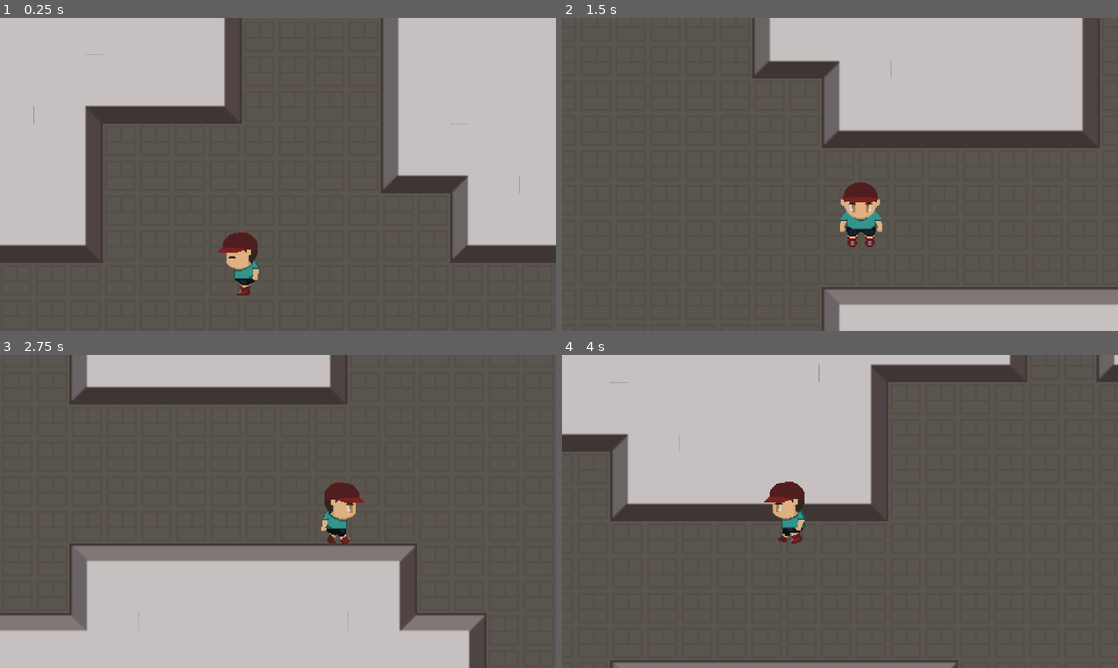
Above: before the commit, frames 1-4 (two rows, left to right).
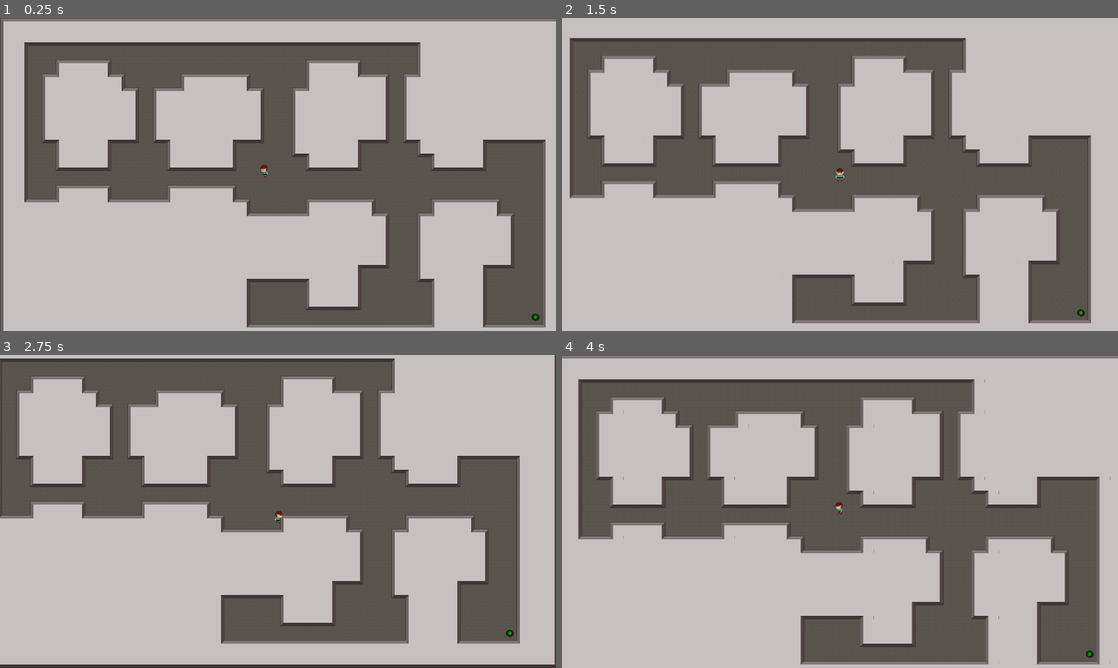
Above: after the commit, the same moments.

Repository: keklingaiu/B453-project
Game: Godot game, scene res://Game.tscn
The game is run twice, just before and just after one commit, with the same random seed, the same clock (stepped at 60 frames per second) and the same inputs.
Inputs:
- Up to frame 1 (0.25 s): no input
- Up to frame 2 (1.5 s): hold D (right) 0.53-1.28 s; hold S (down) from 1.28 s (still down)
- Up to frame 3 (2.75 s): release S (down) at 2.03 s; hold D (right) from 2.03 s (still down)
- Up to frame 4 (4 s): release D (right) at 2.78 s; hold W (up) 2.78-3.53 s; hold A (left) from 3.53 s (still down)

The runs differ from the first frame. In frame 1, 57% of the frame differs, in the area x 0-100%, y 0-100%; in frame 2, 61%; in frame 3, 62%; in frame 4, 66%.

Commit message:
Adjusted player movement to be move and slide
Kind of fixes friction problem with player,
still walks a tiny bit slow as speed isn't normalized at a diagonal

Diff:
--- a/Castle Clash/Game.tscn
+++ b/Castle Clash/Game.tscn
@@ -43,6 +43,9 @@
 1/shapes = [  ]
 1/z_index = 0
 
+[sub_resource type="ConvexPolygonShape2D" id=2]
+points = PoolVector2Array( 0, 0, 32, 0, 32, 32, 0, 32 )
+
 [sub_resource type="ConvexPolygonShape2D" id=3]
 points = PoolVector2Array( 0, 0, 32, 0, 32, 32, 0, 32 )
 
@@ -95,10 +98,10 @@
 points = PoolVector2Array( 0, 0, 32, 0, 32, 32, 0, 32 )
 
 [sub_resource type="ConvexPolygonShape2D" id=20]
-points = PoolVector2Array( 0, 0, 32, 0, 32, 32, 0, 32 )
+points = PoolVector2Array( 32, 0, 0, 0, 0, 0, 32, 0 )
 
 [sub_resource type="ConvexPolygonShape2D" id=21]
-points = PoolVector2Array( 32, 0, 0, 0, 0, 0, 32, 0 )
+points = PoolVector2Array( 0, 0, 32, 0, 32, 32, 0, 32 )
 
 [sub_resource type="ConvexPolygonShape2D" id=22]
 points = PoolVector2Array( 0, 0, 32, 0, 32, 32, 0, 32 )
@@ -184,10 +187,7 @@
 [sub_resource type="ConvexPolygonShape2D" id=49]
 points = PoolVector2Array( 0, 0, 32, 0, 32, 32, 0, 32 )
 
-[sub_resource type="ConvexPolygonShape2D" id=50]
-points = PoolVector2Array( 0, 0, 32, 0, 32, 32, 0, 32 )
-
-[sub_resource type="TileSet" id=2]
+[sub_resource type="TileSet" id=50]
 0/name = "wall-tiles-autotile (2).png 0"
 0/texture = ExtResource( 3 )
 0/tex_offset = Vector2( 0, 0 )
@@ -207,113 +207,119 @@
 0/navigation_offset = Vector2( 0, 0 )
 0/shape_offset = Vector2( 0, 0 )
 0/shape_transform = Transform2D( 1, 0, 0, 1, 0, 0 )
-0/shape = SubResource( 3 )
+0/shape = SubResource( 2 )
 0/shape_one_way = false
 0/shape_one_way_margin = 1.0
 0/shapes = [ {
 "autotile_coord": Vector2( 0, 0 ),
 "one_way": false,
 "one_way_margin": 1.0,
+"shape": SubResource( 2 ),
+"shape_transform": Transform2D( 1, 0, 0, 1, 0, 0 )
+}, {
+"autotile_coord": Vector2( 1, 0 ),
+"one_way": false,
+"one_way_margin": 1.0,
 "shape": SubResource( 3 ),
 "shape_transform": Transform2D( 1, 0, 0, 1, 0, 0 )
 }, {
-"autotile_coord": Vector2( 1, 0 ),
+"autotile_coord": Vector2( 2, 0 ),
 "one_way": false,
 "one_way_margin": 1.0,
 "shape": SubResource( 4 ),
 "shape_transform": Transform2D( 1, 0, 0, 1, 0, 0 )
 }, {
-"autotile_coord": Vector2( 2, 0 ),
+"autotile_coord": Vector2( 0, 1 ),
 "one_way": false,
 "one_way_margin": 1.0,
 "shape": SubResource( 5 ),
 "shape_transform": Transform2D( 1, 0, 0, 1, 0, 0 )
 }, {
-"autotile_coord": Vector2( 0, 1 ),
+"autotile_coord": Vector2( 1, 1 ),
 "one_way": false,
 "one_way_margin": 1.0,
 "shape": SubResource( 6 ),
 "shape_transform": Transform2D( 1, 0, 0, 1, 0, 0 )
 }, {
-"autotile_coord": Vector2( 1, 1 ),
+"autotile_coord": Vector2( 2, 1 ),
 "one_way": false,
 "one_way_margin": 1.0,
 "shape": SubResource( 7 ),
 "shape_transform": Transform2D( 1, 0, 0, 1, 0, 0 )
 }, {
-"autotile_coord": Vector2( 2, 1 ),
+"autotile_coord": Vector2( 0, 2 ),
 "one_way": false,
 "one_way_margin": 1.0,
 "shape": SubResource( 8 ),
 "shape_transform": Transform2D( 1, 0, 0, 1, 0, 0 )
 }, {
-"autotile_coord": Vector2( 0, 2 ),
+"autotile_coord": Vector2( 1, 2 ),
 "one_way": false,
 "one_way_margin": 1.0,
 "shape": SubResource( 9 ),
 "shape_transform": Transform2D( 1, 0, 0, 1, 0, 0 )
 }, {
-"autotile_coord": Vector2( 1, 2 ),
+"autotile_coord": Vector2( 2, 2 ),
 "one_way": false,
 "one_way_margin": 1.0,
 "shape": SubResource( 10 ),
 "shape_transform": Transform2D( 1, 0, 0, 1, 0, 0 )
 }, {
-"autotile_coord": Vector2( 2, 2 ),
+"autotile_coord": Vector2( 3, 0 ),
 "one_way": false,
 "one_way_margin": 1.0,
 "shape": SubResource( 11 ),
 "shape_transform": Transform2D( 1, 0, 0, 1, 0, 0 )
 }, {
-"autotile_coord": Vector2( 3, 0 ),
+"autotile_coord": Vector2( 3, 1 ),
 "one_way": false,
 "one_way_margin": 1.0,
 "shape": SubResource( 12 ),
 "shape_transform": Transform2D( 1, 0, 0, 1, 0, 0 )
 }, {
-"autotile_coord": Vector2( 3, 1 ),
+"autotile_coord": Vector2( 3, 2 ),
 "one_way": false,
 "one_way_margin": 1.0,
 "shape": SubResource( 13 ),
 "shape_transform": Transform2D( 1, 0, 0, 1, 0, 0 )
 }, {
-"autotile_coord": Vector2( 3, 2 ),
+"autotile_coord": Vector2( 3, 3 ),
 "one_way": false,
 "one_way_margin": 1.0,
 "shape": SubResource( 14 ),
 "shape_transform": Transform2D( 1, 0, 0, 1, 0, 0 )
 }, {
-"autotile_coord": Vector2( 3, 3 ),
+"autotile_coord": Vector2( 2, 3 ),
 "one_way": false,
 "one_way_margin": 1.0,
 "shape": SubResource( 15 ),
 "shape_transform": Transform2D( 1, 0, 0, 1, 0, 0 )
 }, {
-"autotile_coord": Vector2( 2, 3 ),
+"autotile_coord": Vector2( 1, 3 ),
 "one_way": false,
 "one_way_margin": 1.0,
 "shape": SubResource( 16 ),
 "shape_transform": Transform2D( 1, 0, 0, 1, 0, 0 )
 }, {
-"autotile_coord": Vector2( 1, 3 ),
+"autotile_coord": Vector2( 0, 3 ),
 "one_way": false,
 "one_way_margin": 1.0,
 "shape": SubResource( 17 ),
 "shape_transform": Transform2D( 1, 0, 0, 1, 0, 0 )
 }, {
-"autotile_coord": Vector2( 0, 3 ),
+"autotile_coord": Vector2( 4, 0 ),
 "one_way": false,
 "one_way_margin": 1.0,
 "shape": SubResource( 18 ),
 "shape_transform": Transform2D( 1, 0, 0, 1, 0, 0 )
 }, {
-"autotile_coord": Vector2( 4, 0 ),
+"autotile_coord": Vector2( 4, 1 ),
 "one_way": false,
 "one_way_margin": 1.0,
 "shape": SubResource( 19 ),
 "shape_transform": Transform2D( 1, 0, 0, 1, 0, 0 )
 }, {
-"autotile_coord": Vector2( 4, 1 ),
+"autotile_coord": Vector2( 4, 2 ),
 "one_way": false,
 "one_way_margin": 1.0,
 "shape": SubResource( 20 ),
@@ -325,178 +331,172 @@
 "shape": SubResource( 21 ),
 "shape_transform": Transform2D( 1, 0, 0, 1, 0, 0 )
 }, {
-"autotile_coord": Vector2( 4, 2 ),
+"autotile_coord": Vector2( 4, 3 ),
 "one_way": false,
 "one_way_margin": 1.0,
 "shape": SubResource( 22 ),
 "shape_transform": Transform2D( 1, 0, 0, 1, 0, 0 )
 }, {
-"autotile_coord": Vector2( 4, 3 ),
+"autotile_coord": Vector2( 5, 0 ),
 "one_way": false,
 "one_way_margin": 1.0,
 "shape": SubResource( 23 ),
 "shape_transform": Transform2D( 1, 0, 0, 1, 0, 0 )
 }, {
-"autotile_coord": Vector2( 5, 0 ),
+"autotile_coord": Vector2( 5, 1 ),
 "one_way": false,
 "one_way_margin": 1.0,
 "shape": SubResource( 24 ),
 "shape_transform": Transform2D( 1, 0, 0, 1, 0, 0 )
 }, {
-"autotile_coord": Vector2( 5, 1 ),
+"autotile_coord": Vector2( 5, 2 ),
 "one_way": false,
 "one_way_margin": 1.0,
 "shape": SubResource( 25 ),
 "shape_transform": Transform2D( 1, 0, 0, 1, 0, 0 )
 }, {
-"autotile_coord": Vector2( 5, 2 ),
+"autotile_coord": Vector2( 5, 3 ),
 "one_way": false,
 "one_way_margin": 1.0,
 "shape": SubResource( 26 ),
 "shape_transform": Transform2D( 1, 0, 0, 1, 0, 0 )
 }, {
-"autotile_coord": Vector2( 5, 3 ),
+"autotile_coord": Vector2( 6, 0 ),
 "one_way": false,
 "one_way_margin": 1.0,
 "shape": SubResource( 27 ),
 "shape_transform": Transform2D( 1, 0, 0, 1, 0, 0 )
 }, {
-"autotile_coord": Vector2( 6, 0 ),
+"autotile_coord": Vector2( 6, 1 ),
 "one_way": false,
 "one_way_margin": 1.0,
 "shape": SubResource( 28 ),
 "shape_transform": Transform2D( 1, 0, 0, 1, 0, 0 )
 }, {
-"autotile_coord": Vector2( 6, 1 ),
+"autotile_coord": Vector2( 6, 2 ),
 "one_way": false,
 "one_way_margin": 1.0,
 "shape": SubResource( 29 ),
 "shape_transform": Transform2D( 1, 0, 0, 1, 0, 0 )
 }, {
-"autotile_coord": Vector2( 6, 2 ),
+"autotile_coord": Vector2( 6, 3 ),
 "one_way": false,
 "one_way_margin": 1.0,
 "shape": SubResource( 30 ),
 "shape_transform": Transform2D( 1, 0, 0, 1, 0, 0 )
 }, {
-"autotile_coord": Vector2( 6, 3 ),
+"autotile_coord": Vector2( 7, 0 ),
 "one_way": false,
 "one_way_margin": 1.0,
 "shape": SubResource( 31 ),
 "shape_transform": Transform2D( 1, 0, 0, 1, 0, 0 )
 }, {
-"autotile_coord": Vector2( 7, 0 ),
+"autotile_coord": Vector2( 7, 1 ),
 "one_way": false,
 "one_way_margin": 1.0,
 "shape": SubResource( 32 ),
 "shape_transform": Transform2D( 1, 0, 0, 1, 0, 0 )
 }, {
-"autotile_coord": Vector2( 7, 1 ),
+"autotile_coord": Vector2( 7, 2 ),
 "one_way": false,
 "one_way_margin": 1.0,
 "shape": SubResource( 33 ),
 "shape_transform": Transform2D( 1, 0, 0, 1, 0, 0 )
 }, {
-"autotile_coord": Vector2( 7, 2 ),
+"autotile_coord": Vector2( 7, 3 ),
 "one_way": false,
 "one_way_margin": 1.0,
 "shape": SubResource( 34 ),
 "shape_transform": Transform2D( 1, 0, 0, 1, 0, 0 )
 }, {
-"autotile_coord": Vector2( 7, 3 ),
+"autotile_coord": Vector2( 8, 0 ),
 "one_way": false,
 "one_way_margin": 1.0,
 "shape": SubResource( 35 ),
 "shape_transform": Transform2D( 1, 0, 0, 1, 0, 0 )
 }, {
-"autotile_coord": Vector2( 8, 0 ),
+"autotile_coord": Vector2( 8, 1 ),
 "one_way": false,
 "one_way_margin": 1.0,
 "shape": SubResource( 36 ),
 "shape_transform": Transform2D( 1, 0, 0, 1, 0, 0 )
 }, {
-"autotile_coord": Vector2( 8, 1 ),
+"autotile_coord": Vector2( 8, 2 ),
 "one_way": false,
 "one_way_margin": 1.0,
 "shape": SubResource( 37 ),
 "shape_transform": Transform2D( 1, 0, 0, 1, 0, 0 )
 }, {
-"autotile_coord": Vector2( 8, 2 ),
+"autotile_coord": Vector2( 8, 3 ),
 "one_way": false,
 "one_way_margin": 1.0,
 "shape": SubResource( 38 ),
 "shape_transform": Transform2D( 1, 0, 0, 1, 0, 0 )
 }, {
-"autotile_coord": Vector2( 8, 3 ),
+"autotile_coord": Vector2( 9, 0 ),
 "one_way": false,
 "one_way_margin": 1.0,
 "shape": SubResource( 39 ),
 "shape_transform": Transform2D( 1, 0, 0, 1, 0, 0 )
 }, {
-"autotile_coord": Vector2( 9, 0 ),
+"autotile_coord": Vector2( 9, 1 ),
 "one_way": false,
 "one_way_margin": 1.0,
 "shape": SubResource( 40 ),
 "shape_transform": Transform2D( 1, 0, 0, 1, 0, 0 )
 }, {
-"autotile_coord": Vector2( 9, 1 ),
+"autotile_coord": Vector2( 9, 2 ),
 "one_way": false,
 "one_way_margin": 1.0,
 "shape": SubResource( 41 ),
 "shape_transform": Transform2D( 1, 0, 0, 1, 0, 0 )
 }, {
-"autotile_coord": Vector2( 9, 2 ),
+"autotile_coord": Vector2( 9, 3 ),
 "one_way": false,
 "one_way_margin": 1.0,
 "shape": SubResource( 42 ),
 "shape_transform": Transform2D( 1, 0, 0, 1, 0, 0 )
 }, {
-"autotile_coord": Vector2( 9, 3 ),
+"autotile_coord": Vector2( 10, 2 ),
 "one_way": false,
 "one_way_margin": 1.0,
 "shape": SubResource( 43 ),
 "shape_transform": Transform2D( 1, 0, 0, 1, 0, 0 )
 }, {
-"autotile_coord": Vector2( 10, 2 ),
+"autotile_coord": Vector2( 10, 3 ),
 "one_way": false,
 "one_way_margin": 1.0,
 "shape": SubResource( 44 ),
 "shape_transform": Transform2D( 1, 0, 0, 1, 0, 0 )
 }, {
-"autotile_coord": Vector2( 10, 3 ),
+"autotile_coord": Vector2( 4, 4 ),
 "one_way": false,
 "one_way_margin": 1.0,
 "shape": SubResource( 45 ),
 "shape_transform": Transform2D( 1, 0, 0, 1, 0, 0 )
 }, {
-"autotile_coord": Vector2( 4, 4 ),
+"autotile_coord": Vector2( 5, 4 ),
 "one_way": false,
 "one_way_margin": 1.0,
 "shape": SubResource( 46 ),
 "shape_transform": Transform2D( 1, 0, 0, 1, 0, 0 )
 }, {
-"autotile_coord": Vector2( 5, 4 ),
+"autotile_coord": Vector2( 6, 4 ),
 "one_way": false,
 "one_way_margin": 1.0,
 "shape": SubResource( 47 ),
 "shape_transform": Transform2D( 1, 0, 0, 1, 0, 0 )
 }, {
-"autotile_coord": Vector2( 6, 4 ),
+"autotile_coord": Vector2( 7, 4 ),
 "one_way": false,
 "one_way_margin": 1.0,
 "shape": SubResource( 48 ),
 "shape_transform": Transform2D( 1, 0, 0, 1, 0, 0 )
 }, {
-"autotile_coord": Vector2( 7, 4 ),
+"autotile_coord": Vector2( 8, 4 ),
 "one_way": false,
 "one_way_margin": 1.0,
 "shape": SubResource( 49 ),
-"shape_transform": Transform2D( 1, 0, 0, 1, 0, 0 )
-}, {
-"autotile_coord": Vector2( 8, 4 ),
-"one_way": false,
-"one_way_margin": 1.0,
-"shape": SubResource( 50 ),
 "shape_transform": Transform2D( 1, 0, 0, 1, 0, 0 )
 } ]
 0/z_index = 0
--- a/Castle Clash/Player/Player.gd
+++ b/Castle Clash/Player/Player.gd
@@ -1,9 +1,9 @@
 extends KinematicBody2D
 
-const MAX_MOVE_SPEED = 150
+const MAX_MOVE_SPEED = 90
 
 var velocity = Vector2.ZERO
-
+onready var walls = get_node("/root/Game/Walls")
 
 onready var animationPlayer = $AnimationPlayer
 onready var animationTree = $AnimationTree
@@ -20,8 +20,9 @@
 		animationTree.set("parameters/Walk/blend_position", input_vector)
 		animationState.travel("Walk")
 		velocity = input_vector * MAX_MOVE_SPEED
+		print(velocity.x)
 	else:
 		animationState.travel("Idle")
 		velocity = Vector2.ZERO
 
-	move_and_collide(velocity * delta)
+	move_and_slide(velocity)
--- a/Castle Clash/Player/Player.tscn
+++ b/Castle Clash/Player/Player.tscn
@@ -3,8 +3,7 @@
 [ext_resource path="res://Assets/Boy  sheet wlaking and Idle.png" type="Texture" id=1]
 [ext_resource path="res://Player/Player.gd" type="Script" id=33]
 
-[sub_resource type="CapsuleShape2D" id=1]
-height = 0.0
+[sub_resource type="RectangleShape2D" id=24]
 
 [sub_resource type="Animation" id=2]
 resource_name = "Idle_down"
@@ -211,12 +210,12 @@
 texture = ExtResource( 1 )
 vframes = 10
 hframes = 10
-frame = 50
+frame = 80
 
 [node name="CollisionShape2D" type="CollisionShape2D" parent="."]
 position = Vector2( -0.0561523, 19.4063 )
 rotation = 1.5708
-shape = SubResource( 1 )
+shape = SubResource( 24 )
 
 [node name="AnimationPlayer" type="AnimationPlayer" parent="."]
 anims/Idle_down = SubResource( 2 )
@@ -238,10 +237,9 @@
 
 [node name="Camera2D" type="Camera2D" parent="."]
 current = true
-zoom = Vector2( 0.2, 0.2 )
 limit_left = -32
 limit_top = -32
 limit_right = 1312
 limit_bottom = 736
 limit_smoothed = true
-smoothing_enabled = true
+smoothing_speed = 15.0
Not shown: 1 places in Castle Clash/Game.tscn that only renumber resources
